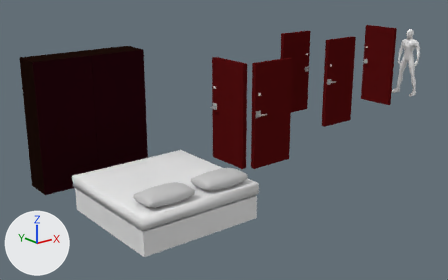
An edit to the Blender file app/blender/evening.blend, drawn before and after from the same camera.
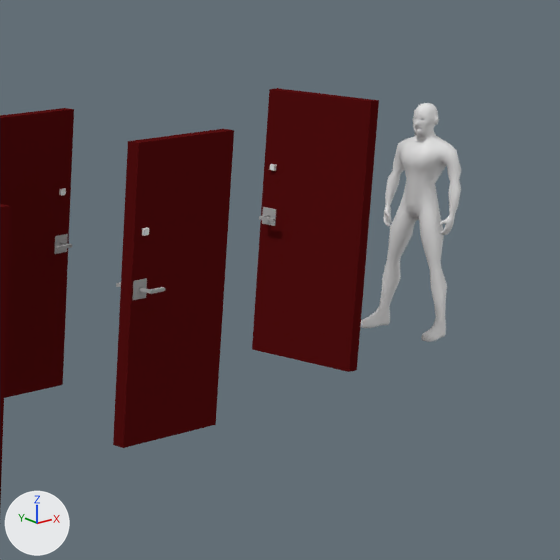
Each version appears first whole from a camera (50 mm lens) standing at (-8.04, -9.94, 3.96) and looking at (-0.38, -0.37, 0.13), and next in a close-up on the part from 65% to 100% of the width and 0% to 57% of the height. Arrows for +X, +Y and +Z are at lower left; the lights stay in place. The same objects are shown in both versions, whatever each file hides.

Names of what the first close-up shows: 'actor', 'bathroomDoor', 'kitchenDoor', 'mainDoor', 'officeDoor'.
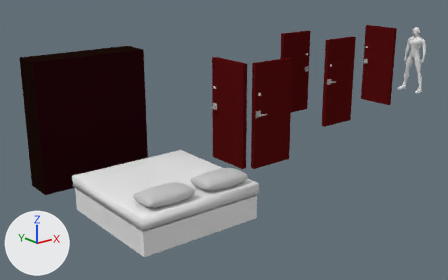
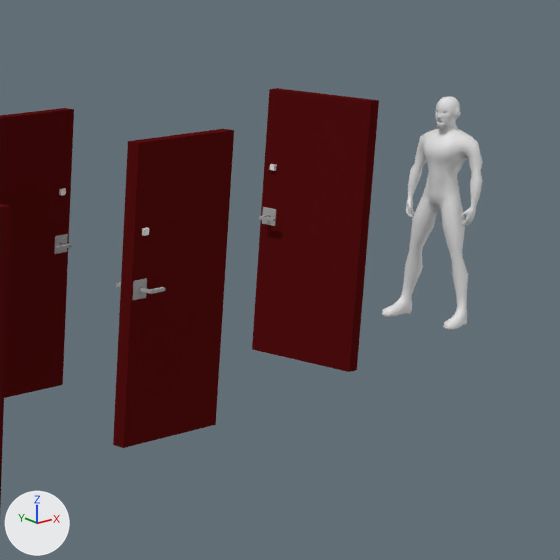
Boxes [x1, y1, x2, y2] around the edits, measured in the close-ups (560 x 560 px):
```json
{"object": "actor", "change": "moved", "before": [360, 103, 461, 342], "after": [382, 96, 483, 330]}
```

Scene script edits in JSON lines:
```json
{"op": "set", "path": "ob_actor.location", "old": "(6.333, 0.041, 1.037)", "new": "(6.804, 0.174, 1.037)"}
```
